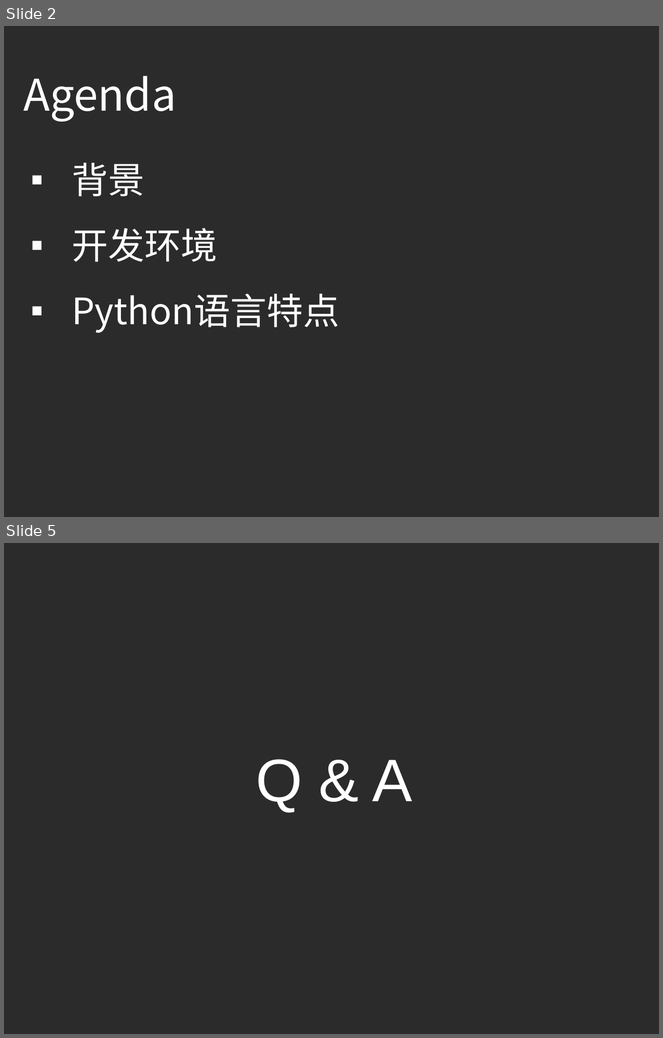
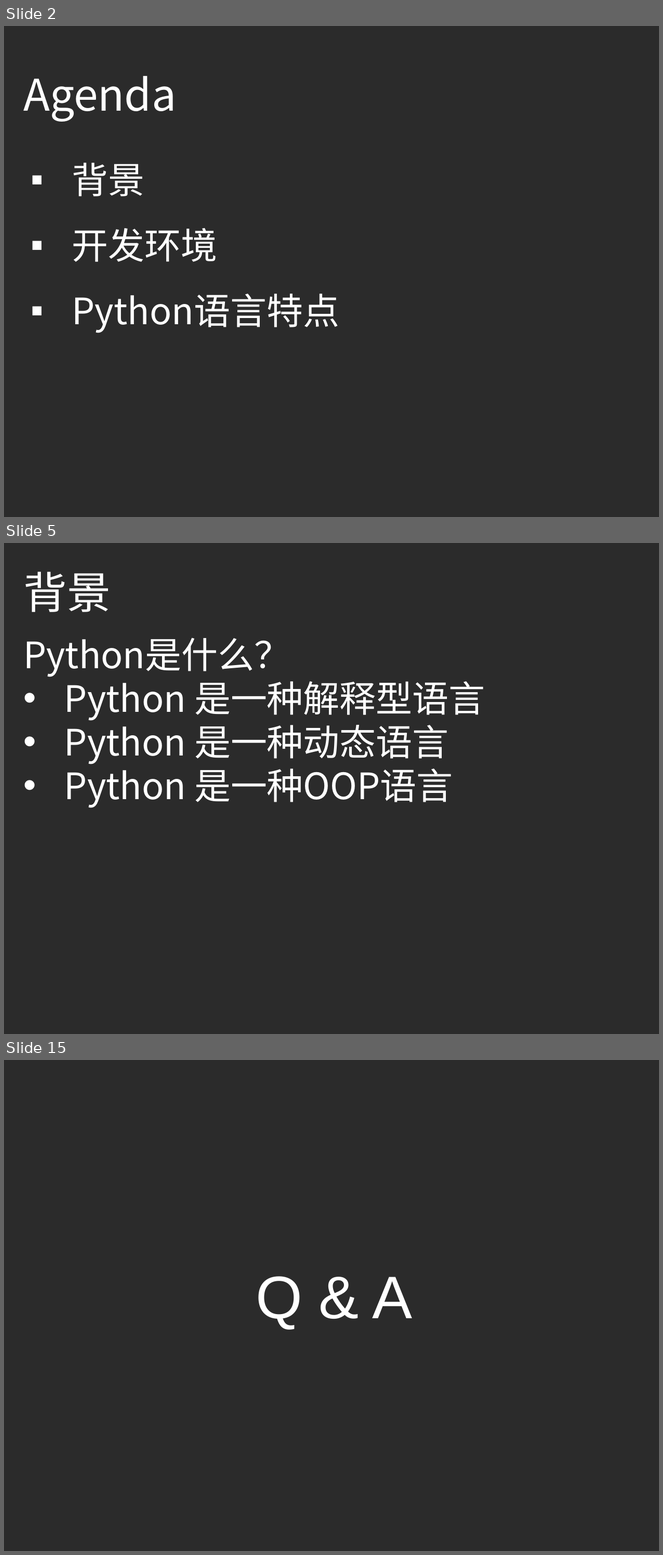
Before and after one commit to ouriris/ml-course, a slide deck: chapter.1/ppt/ML_CH1_Python_Basic.pptx. Shown one above the other, each under a label of ours: slides 2 and 5 before the commit, slides 2, 5 and 15 after it; the slides between them are not shown. The pictures are 663x1038 and 663x1555 pixels, drawn with LibreOffice and Linux fonts; fonts in the diff are those of the drawing; background and template pictures are left out; a plain dark background stands for a picture behind light text. Boxes give left, top, right and bottom in pixels: in the first picture for what was removed or moved away, otherwise in the second. Text is boxed around its words. In the diff, an @@ line names an element or a change of style, - is before the commit and + after.

```diff
--- a/chapter.1/ppt/ML_CH1_Python_Basic.pptx
+++ b/chapter.1/ppt/ML_CH1_Python_Basic.pptx
@@ slide 5 added at <box>4,543,659,1034</box>, background picture (left out) @@
@@ text added at <box>23,572,111,612</box>, 48 pt, text #FFFFFF @@
+背景
@@ text added at <box>23,638,485,808</box>, 40 pt, text #FFFFFF @@
+Python是什么？
+• Python 是一种解释型语言
+• Python 是一种动态语言
+• Python 是一种OOP语言
@@ what was slide 5 is now slide 15 @@
```
Also in this commit, not shown: 11 other slides added, 2 slides removed.
